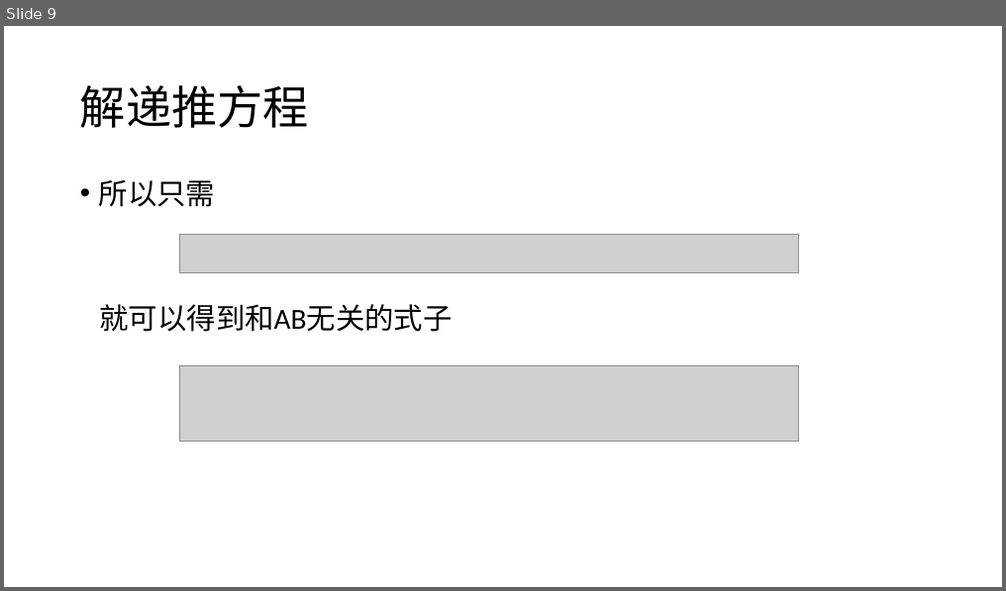
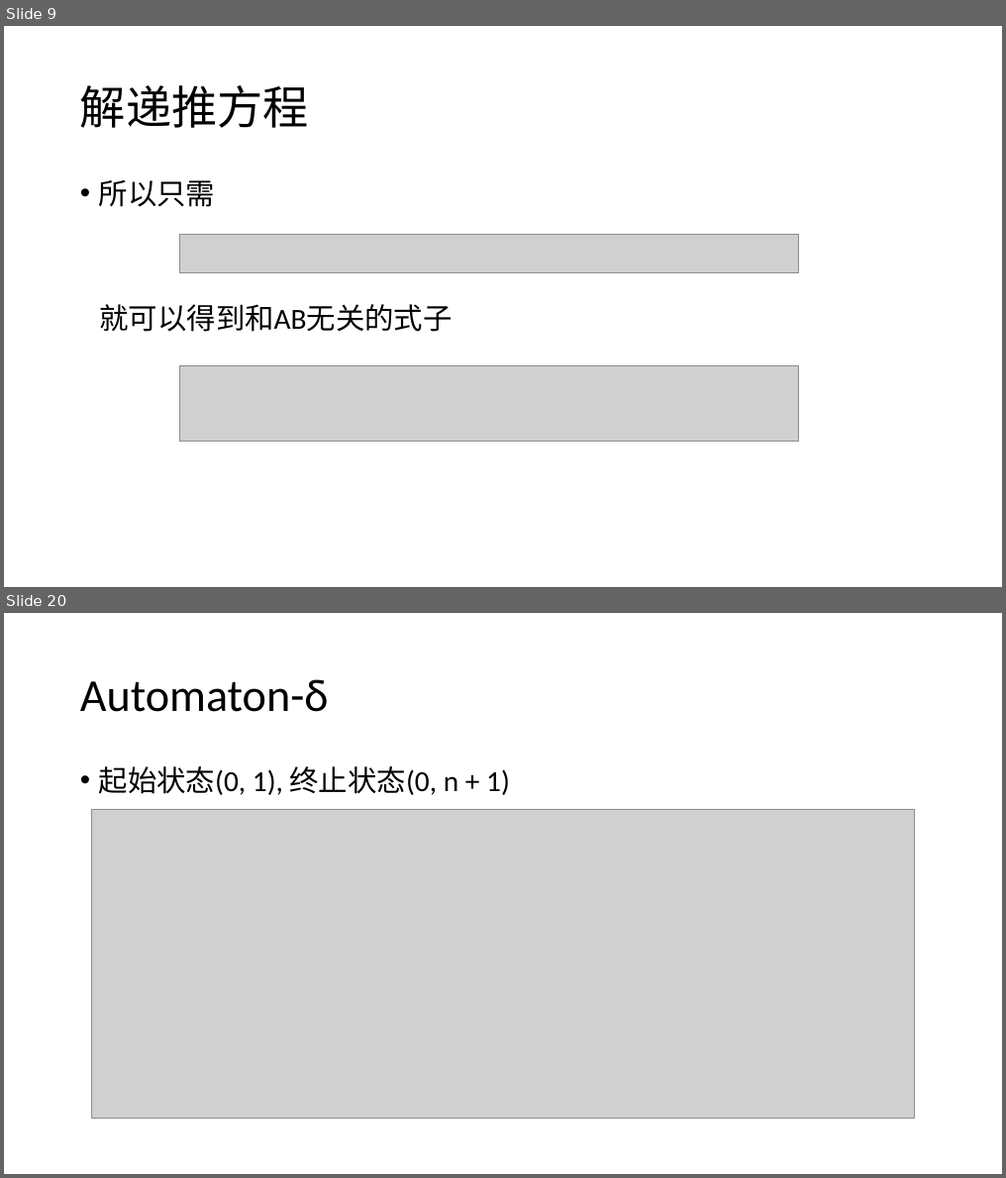
Before and after one commit to DanDoge/course_pku, a slide deck: Algorithm Design and Analysis/seminar/pre/paper/Mathematical-03.pptx. Shown one above the other, each under a label of ours: slide 9 before the commit, slides 9 and 20 after it; the slides between them are not shown. The pictures are 1006x591 and 1006x1178 pixels, drawn with LibreOffice and Linux fonts; fonts in the diff are those of the drawing; grey boxes stand for pictures. Boxes give left, top, right and bottom in pixels: in the first picture for what was removed or moved away, otherwise in the second. Text is boxed around its words. In the diff, an @@ line names an element or a change of style, - is before the commit and + after.

```diff
--- a/Algorithm Design and Analysis/seminar/pre/paper/Mathematical-03.pptx
+++ b/Algorithm Design and Analysis/seminar/pre/paper/Mathematical-03.pptx
@@ slide 20 added at (4,613,1002,1174), background #FFFFFF @@
@@ title added at (80,679,329,712), 44 pt, text #000000 @@
+Automaton-δ
@@ text added at (99,766,510,795), 28 pt, text #000000 @@
+• 起始状态(0, 1), 终止状态(0, n + 1)
@@ picture added at (91,809,915,1118) @@
```
Also in this commit, not shown: 2 slides changed, 9 other slides added, 20 other files.
